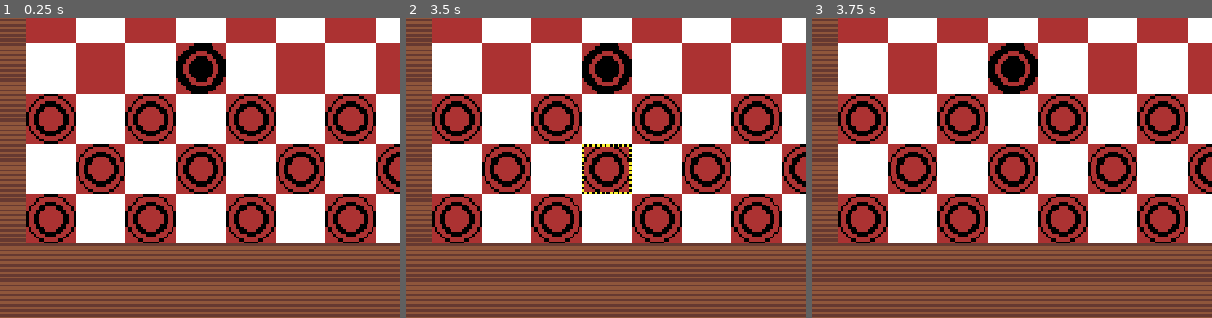
Above: before the commit, frames 1-3 (left to right).
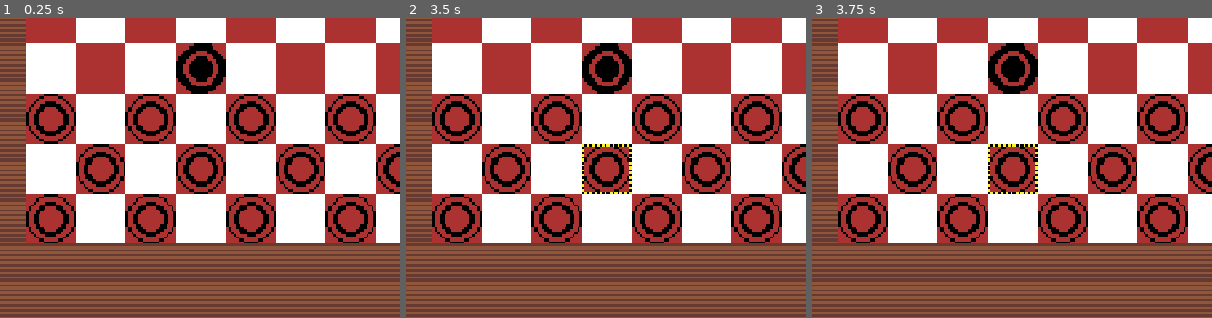
Above: after the commit, the same moments.

Repository: Joey451-OG/Godot-Checkers-Clone
Game: Godot game, scene res://scenes/root.tscn
Same seed, same stepped clock (60 frames per second), same inputs: the game is played once before the commit and once after it.
Inputs (mouse positions are % of the whole screen's width and height, from its top left):
- Up to frame 1 (0.25 s): no input
- Up to frame 2 (3.5 s): tap Enter at 0.5, 2 s; move the mouse to (72, 45) at 0.52 s; press the mouse at (72, 45) at 0.53 s; tap Space at 1.25, 2.75 s; move the mouse to (30, 55) at 1.27 s; release the mouse at (30, 55) at 1.28 s; click (30, 55) at 1.35 s; move the mouse to (60, 28) at 2.02 s; press the mouse at (60, 28) at 2.03 s; move the mouse to (45, 70) at 2.77 s; release the mouse at (45, 70) at 2.78 s; click (45, 70) at 2.85 s
- Up to frame 3 (3.75 s): tap Enter at 3.5 s; move the mouse to (80, 65) at 3.52 s; press the mouse at (80, 65) at 3.53 s
The pictures show only the part of the screen within x 22-72%, y 46-96%; the shares and areas given below are measured in that part.

Frames 1-2 are identical in both runs. In frame 3, 0.3% of the frame differs, in the area x 44-57%, y 42-59%.
Error before the commit: Invalid access to property or key '<null>' on a base object of type 'Array[Piece]'. (res://GDScript/main.gd:67)
Error after the commit: Invalid type in function '_render_moves' in base 'Node2D (main.gd)'. The array of argument 1 (Array) does not have the same element type as the expected typed …

Commit message:
Reworking moves into its' own class

Diff:
--- /dev/null
+++ b/GDScript/Move.gd
@@ -0,0 +1,23 @@
+class_name Move extends Node2D
+
+var from_cord : Vector2i
+var to_cord : Vector2i
+var isCapture : bool
+var captured_piece : Vector2i
+
+@warning_ignore("shadowed_variable")
+func _init(
+	from_cord: Vector2i,
+	to_cord: Vector2i,
+	isCapture: bool
+) -> void:
+	self.from_cord = from_cord
+	self.to_cord = to_cord
+	self.isCapture = isCapture
+
+func get_to_cord():
+	return to_cord
+
+func set_captured_piece(cord: Vector2i) -> void:
+	assert(isCapture, "ERROR: Move.isCapture must be true!")
+	self.captured_piece = cord
--- a/GDScript/main.gd
+++ b/GDScript/main.gd
@@ -11,7 +11,7 @@
 var isPlayerTurn : bool
 var player_pieces : Array[Piece]
 var opponent_pieces: Array[Piece]
-var moves : Array[Vector2i]
+var moves : Array[Move]
 
 const BOARD_SIZE : int = 8
 
@@ -44,6 +44,8 @@
 		5. Else deselect and unhightlight piece
 		6. De-render moves
 	'''
+	var to_moves : Array[Vector2i]
+
 
 	if Input.is_action_pressed("Select"):
 		# step 1
@@ -56,31 +58,44 @@
 		# step 3
 		if piece_index != null:
 			moves = _calculate_valid_moves(piece_index)
-			_render_moves(moves)
+			_render_moves(moves.map(MOVE_get_to_cord))
 
 		# step 4
 		if piece_index == null:
-			if tile_clicked in moves:
-				_move_piece(tile_clicked)
-			else:
-				# clear the current selection
-				player_pieces[current_piece_index].isSelected = false
-				_render_moves(moves, true)
-				moves.clear()
+			var tmp_to_cord := moves.map(MOVE_get_to_cord)
+			var tmp_isCapture := moves.map(MOVE_get_isCapture)
+
+			for i in range(len(tmp_to_cord)):
+				if tile_clicked == tmp_to_cord[i] and not tmp_isCapture[i]:
+					_move_piece(tile_clicked)
+				elif tile_clicked == tmp_to_cord[i] and tmp_isCapture[i]:
+					_move_piece(tile_clicked)
+					_capture_piece(moves[i].captured_piece)
+				else:
+					# clear the current selection
+					player_pieces[current_piece_index].isSelected = false
+					_render_moves(to_moves, true)
+					moves.clear()
+					to_moves.clear()
 
 		# step 6 is completed at the beginning of _calculate_valid_moves()
 
-
-func _calculate_valid_moves(piece_index: int) -> Array[Vector2i]:
+func MOVE_get_to_cord(m: Move) -> Vector2i:
+	return m.to_cord
+
+func MOVE_get_isCapture(m: Move) -> bool:
+	return m.isCapture
+
+func _calculate_valid_moves(piece_index: int) -> Array[Move]:
 	var current := player_pieces[piece_index]
 	var left := Vector2i(current.cord.x - 1, current.cord.y - 1)
 	var right := Vector2i(current.cord.x + 1, current.cord.y - 1)
 	var player_obsticals : Array
 	var opponent_obsticals : Array
-	var valid_moves : Array[Vector2i]
+	var valid_moves : Array[Move]
 
 	# Derender previous moves and clear
-	_render_moves(moves, true)
+	_render_moves(moves.map(MOVE_get_to_cord), true)
 	moves.clear()
 
 	if not current.get_isKing():
@@ -103,22 +118,33 @@
 			if player_obsticals[i] == null and opponent_obsticals[i] == null:
 				# left at index 0, right at index 1
 				if i == 0 and _validate_potential_move(left):
-					valid_moves.append(left)
+					valid_moves.append(Move.new(
+						current.cord,
+						left,
+						false
+					))
 				elif i == 1 and _validate_potential_move(right):
-					valid_moves.append(right)
-				# no reason to continue since we know there isn't an oppenent piece
+					valid_moves.append(Move.new(
+						current.cord,
+						right,
+						false
+					))
+				# no reason to continue executing since we know there isn't an oppenent piece
 				continue
 
-			# TODO: Impliment capturing checks
-			# It might be more effient to hand off to a seperate function here
+			# NOTE: capturing checks
 			if opponent_obsticals[i] != null:
 				if i == 0 and _validate_potential_move(left):
 					# left
-					valid_moves.append(_calculate_capture_moves(left, Vector2i(-1, -1)))
+					var capture_moves := _calculate_capture_moves(left, Vector2i(-1, -1))
+					for move in capture_moves:
+						valid_moves.append(move)
 				elif i == 1 and _validate_potential_move(right):
 					# right
-					valid_moves.append(_calculate_capture_moves(right, Vector2i(1, -1)))
-			continue
+					var capture_moves := _calculate_capture_moves(right, Vector2i(1, -1))
+					for move in capture_moves:
+						valid_moves.append(move)
+				continue
 
 
 	else:
@@ -130,15 +156,24 @@
 
 	return valid_moves
 
-func _calculate_capture_moves(cord: Vector2i, direction_vector: Vector2i) -> Array[Vector2i]:
+func _calculate_capture_moves(cord: Vector2i, direction_vector: Vector2i) -> Array[Move]:
 	var check_cord := Vector2i(cord.x + direction_vector.x, cord.y + direction_vector.y)
-	var blank_index = _search_opponent_pieces(check_cord)
-	var valid_moves : Array[Vector2i]
+	var op_blank_index = _search_opponent_pieces(check_cord)
+	var pl_blank_index = _search_player_pieces(check_cord)
+	var valid_moves : Array[Move]
 	var opponent_obsticals : Array[Vector2i]
-
-	if blank_index == null:
+	var player_obsticals : Array[Vector2i]
+
+	if pl_blank_index == null and op_blank_index == null:
 		# Found a blank behind the cord
-		valid_moves.append(check_cord)
+		var current_move = Move.new(
+			cord - direction_vector,
+			check_cord,
+			true
+		)
+		current_move.set_captured_piece(cord)
+		valid_moves.append(current_move)
+
 
 		# repeat from _caclulate_valid_moves()
 		var left := Vector2i(check_cord.x - 1, check_cord.y - 1)
@@ -146,15 +181,14 @@
 
 		opponent_obsticals.append(_search_opponent_pieces(left))
 		opponent_obsticals.append(_search_opponent_pieces(right))
-
-		for i in range(len(opponent_obsticals)):
-			if opponent_obsticals[i] != null:
-				if i == 0 and _validate_potential_move(left):
-					valid_moves.append(_calculate_capture_moves(left, Vector2i(-1, -1)))
-				if i == 1 and _validate_potential_move(right):
-					valid_moves.append(_calculate_capture_moves(right, Vector2i(1, -1)))
+		player_obsticals.append(_search_player_pieces(left))
+		player_obsticals.append(_search_player_pieces(right))
+
 	return valid_moves
 
+func _capture_piece(tile: Vector2i):
+	opponent_pieces.pop_at(_search_opponent_pieces(tile))
+	tile_map[2].erase_cell(tile)
 
 func _valid_king_moves(piece_index : int):
 	var current := player_pieces[piece_index]
Not shown, added: GDScript/Move.gd.uid
